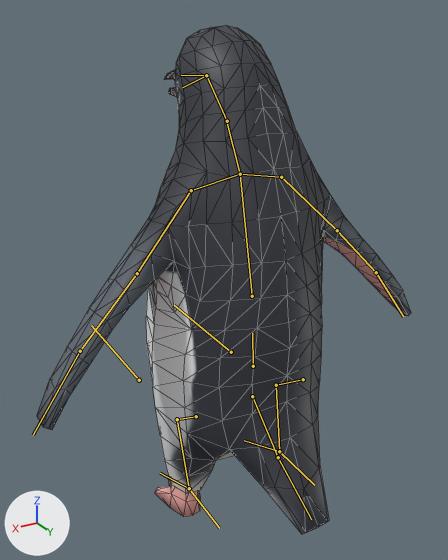
An edit to the glTF model assets/3D/Penguins/ChinstrapPenguin/ChinstrapPenguin.gltf, drawn before and after from the same camera.
Before and after are seen from a camera (50 mm lens) standing at (0.43, 0.687, 0.713) and looking at (-0.007, -0.042, 0.349). Arrows for +X, +Y and +Z are at lower left; the lights stay in place. The bones that bend it are drawn over the model as lines. Mesh edges are drawn as thin lines.

In view in the first picture: 'ChinstrapPenguin'.
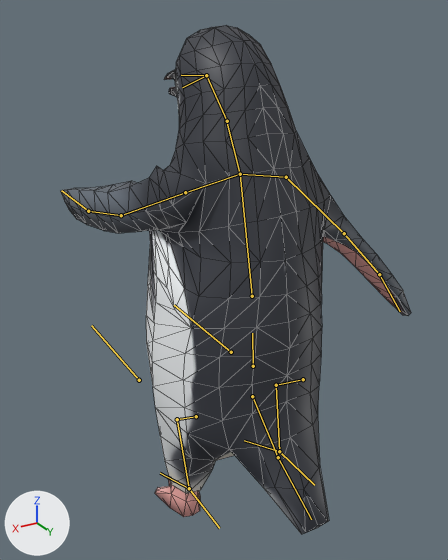
The newer file adds an action. The first version stands in its rest pose; the second is drawn at frame 12 of the action 'waiter pick up left'.

Where the change shows, as pixel boxes (x1, y1, x2, y2) in the pictures (448 x 560 px):
'ChinstrapPenguin', posed (6% narrower)
    before: (37, 25, 411, 534)
    after: (60, 25, 411, 534)
bone 'Left Upper Flipper', root to tip
    before: (191, 190) to (137, 273)
    after: (185, 192) to (121, 215)
bone 'Left Middle Flipper', root to tip
    before: (137, 273) to (80, 351)
    after: (121, 215) to (88, 211)
bone 'Left Lower Flipper', root to tip
    before: (80, 351) to (33, 435)
    after: (88, 211) to (61, 190)

The edits, one by one:
Bone 'Left Upper Flipper' (bone_left_upper_flipper) turns from (0, 0, 0) to (74, -15, -54) degrees about its own x, y and z.
Bone 'Left Middle Flipper' (bone_left_middle_flipper) turns from (0, 0, 0) to (10, -1, -11) degrees about its own x, y and z.
Bone 'Left Lower Flipper' (bone_left_lower_flipper) turns from (0, 0, 0) to (5, 0, 0) degrees about its own x, y and z.
